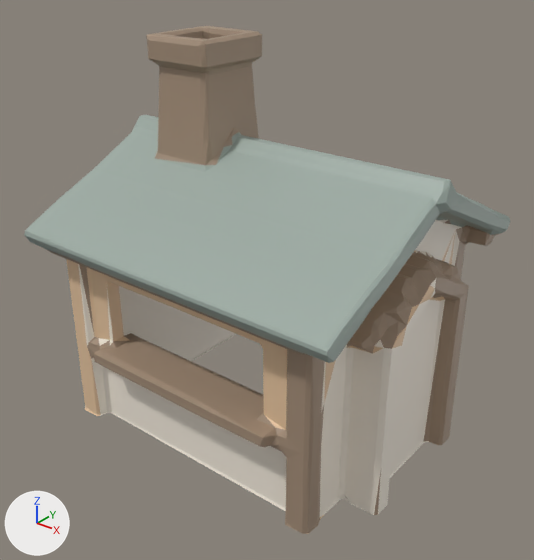
Before and after pictures for a commit that changed the glTF model docs/univers/archipeo/batiments/modeles/5e-batiment-fournil-de-mie/final-3000.glb.
Before and after are seen from a camera (50 mm lens) standing at (1.047, -1.293, 1.162) and looking at (0.043, -0.038, 0.384). The axes (+X, +Y, +Z) are drawn at lower left. The lights are the same throughout. The picture after the commit comes second. Vertices at exactly the same position are counted once.

The older version as bpy lines, for what is in view:
```python
me_geometry_0 = bpy.data.meshes.new('geometry_0')
me_geometry_0.from_pydata(...)  # 1328 vertices, 2531 faces; spans x -0.414..0.474, y -0.397..0.403, z 0.0..0.933
me_geometry_0.materials.append(mat_defaultmaterial)
ob_geometry_0 = bpy.data.objects.new('geometry_0', me_geometry_0)
ob_geometry_0.location = (0.0, 0.0, 0.0)
```
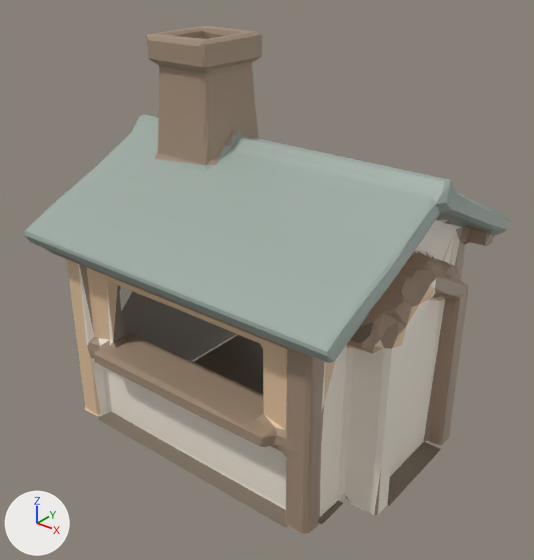
The edits, one by one:
me_geometry_0 is used by ob_geometry_0; location (0.0, 0.0, 0.0).
me_geometry_0 had 1328 vertices, 2531 faces and spanned x -0.414..0.474, y -0.397..0.403, z 0.0..0.933.
me_geometry_0 now has 1417 vertices, 2746 faces and spans x -0.414..0.474, y -0.397..0.403, z 0.0..0.933.
me_geometry_0 part 1: a new loose piece of 53 vertices spanning x -0.276..0.335, y -0.341..0.325, z 0.003, in mat_defaultmaterial.
me_geometry_0 part 2: a new loose piece of 20 vertices spanning x 0.418..0.474, y -0.147..0.103, z 0.003, in mat_defaultmaterial.
Part 3, on me_geometry_0:
48 faces are deleted.
2 vertices move within x -0.283, y 0.297, z 0.0.
8 vertices are added at x 0.363, y -0.286..0.27, z 0.003.
8 new vertices lie (0.028, 0.0, 0.0) away from vertices in x 0.363, y -0.286..0.27, z 0.003.
197 new faces join them.
me_geometry_0 part 4: 311 kept faces spanning x -0.35..0.425, y -0.361..0.337, z 0.0..0.573 get new vertex colours; the middle colour goes from beige #a38d78 to brown #7c7062.

Location of each change, [x1, y1, x2, y2] in pixels of the pictures (534 x 560 px):
part 1 of me_geometry_0, added: after [99, 335, 288, 528]
part 2 of me_geometry_0, added (brown): after [387, 442, 441, 506]
part 3 of me_geometry_0, built on: [299, 453, 392, 534] in both
part 4 of me_geometry_0, recoloured: [113, 286, 373, 501] in both
